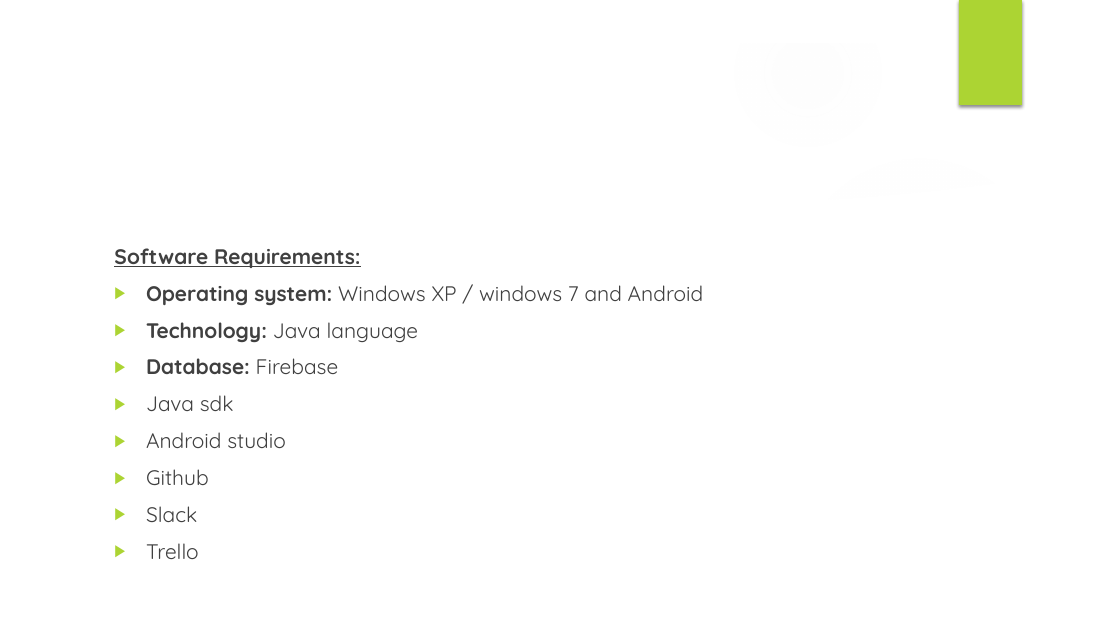
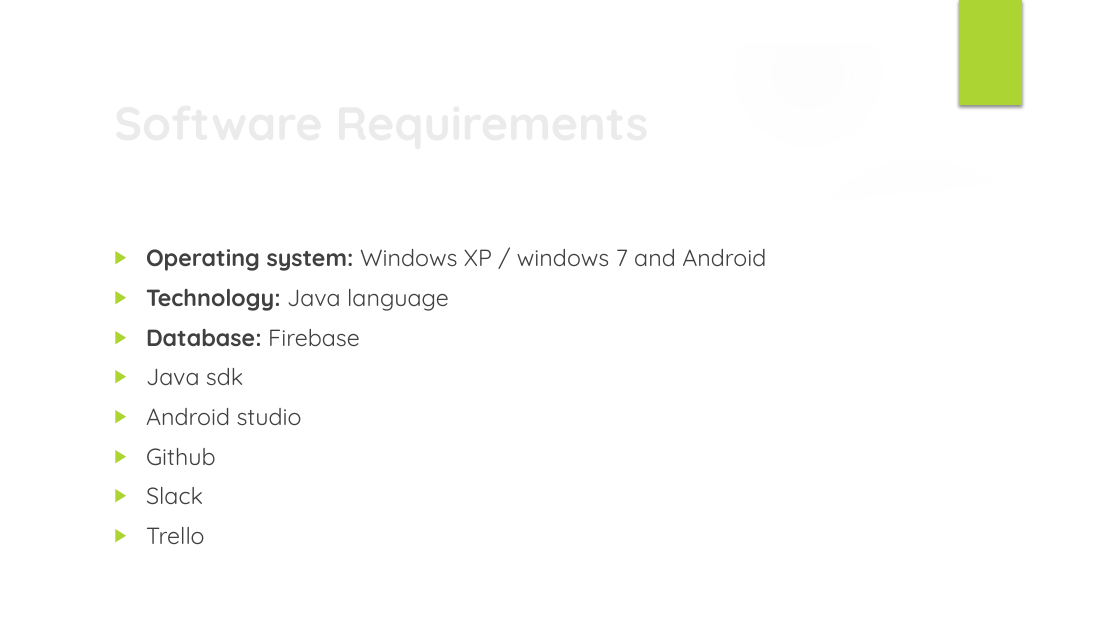
Before and after one commit to nsuspring2019cse299sec4/Group-7, a slide deck: slide 9 of Documentation/Proposal/Proposal_Group7.pptx. Drawn at 1120x630 pixels with LibreOffice and Linux fonts; fonts in the diff are those of the drawing; background and template pictures are left out. Boxes give left, top, right and bottom in pixels: in the first picture for what was removed or moved away, otherwise in the second. Text is boxed around its words. In the diff, an @@ line names an element or a change of style, - is before the commit and + after.

```diff
--- a/Documentation/Proposal/Proposal_Group7.pptx
+++ b/Documentation/Proposal/Proposal_Group7.pptx
@@ title added at (106,89,911,154), 40 pt, text #EBEBEB, bold @@
+Software Requirements
@@ text "Operating system: Windows XP / ..." at (146,249,766,544): size 18 to 20 pt @@
@@ text at (114,248,361,268): paragraph removed @@
-Software Requirements:
```
Also in this commit, not shown: 10 other slides changed.
